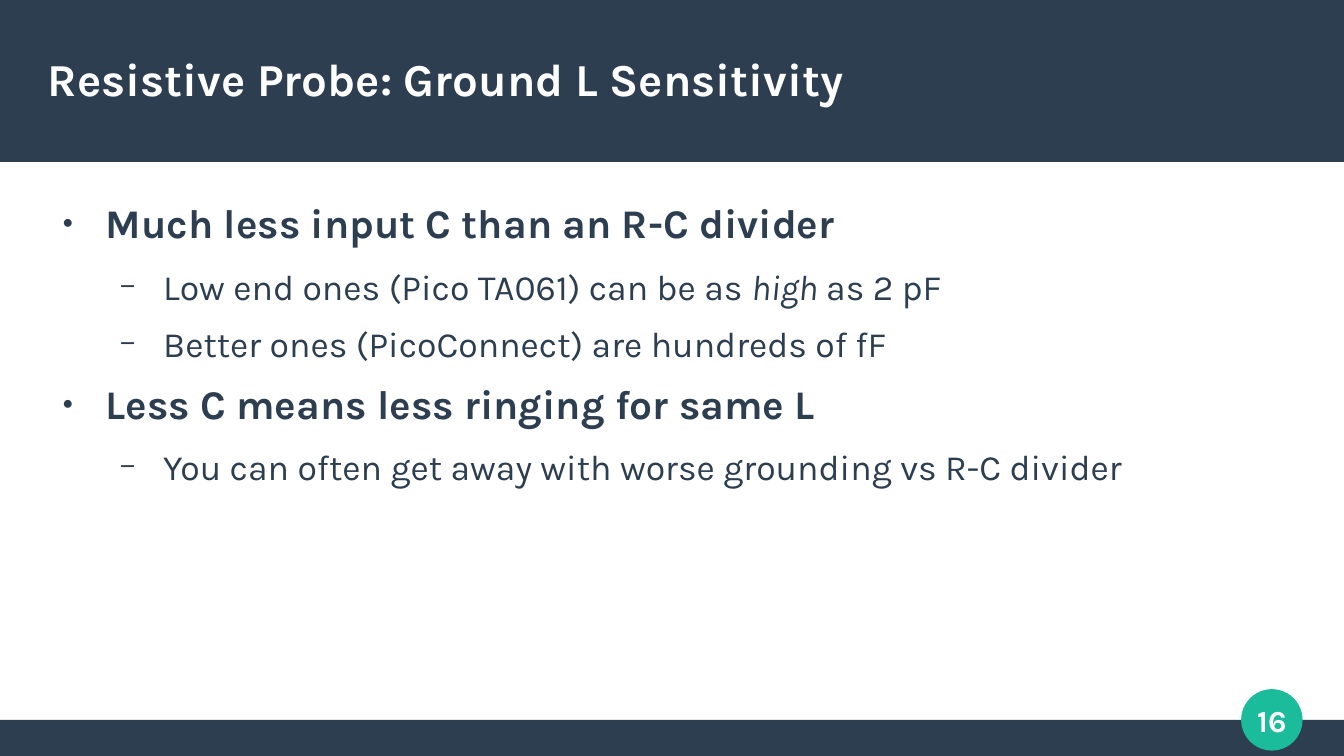
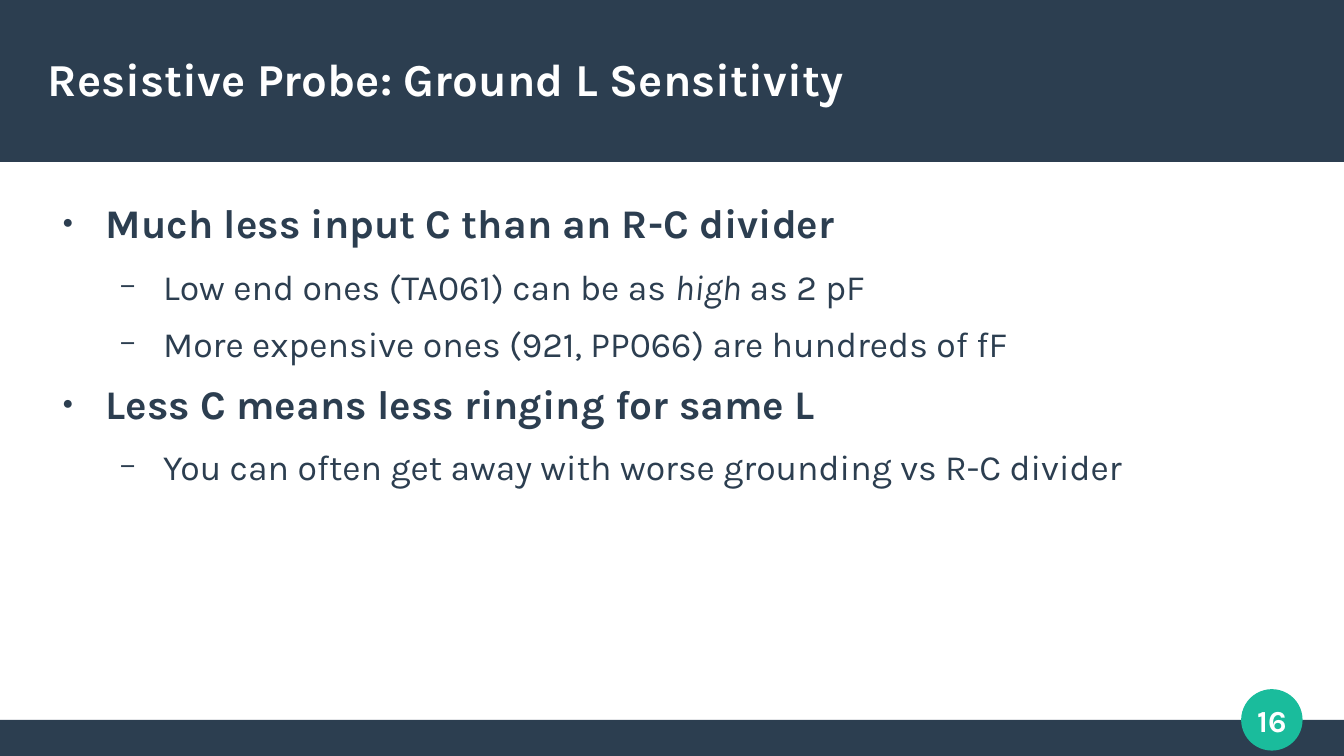
Before and after one commit to azonenberg/electronics-training, a slide deck: slide 16 of oscilloscope-probing/sec03-resistive.odp. Drawn at 1344x756 pixels with LibreOffice and Linux fonts; fonts in the diff are those of the drawing. Boxes give left, top, right and bottom in pixels: in the first picture for what was removed or moved away, otherwise in the second. Text is boxed around its words. In the diff, an @@ line names an element or a change of style, - is before the commit and + after.

```diff
--- a/oscilloscope-probing/sec03-resistive.odp
+++ b/oscilloscope-probing/sec03-resistive.odp
@@ text at [163,274,1007,366]: text changed @@
-  − Low end ones (Pico TA061) can be as high as 2 pF
-  − Better ones (PicoConnect) are hundreds of fF
+  − Low end ones (TA061) can be as high as 2 pF
+  − More expensive ones (921, PP066) are hundreds of fF
```
Also in this commit, not shown: 2 other slides changed, 1 slide added, 3 slides removed, 6 other files.
